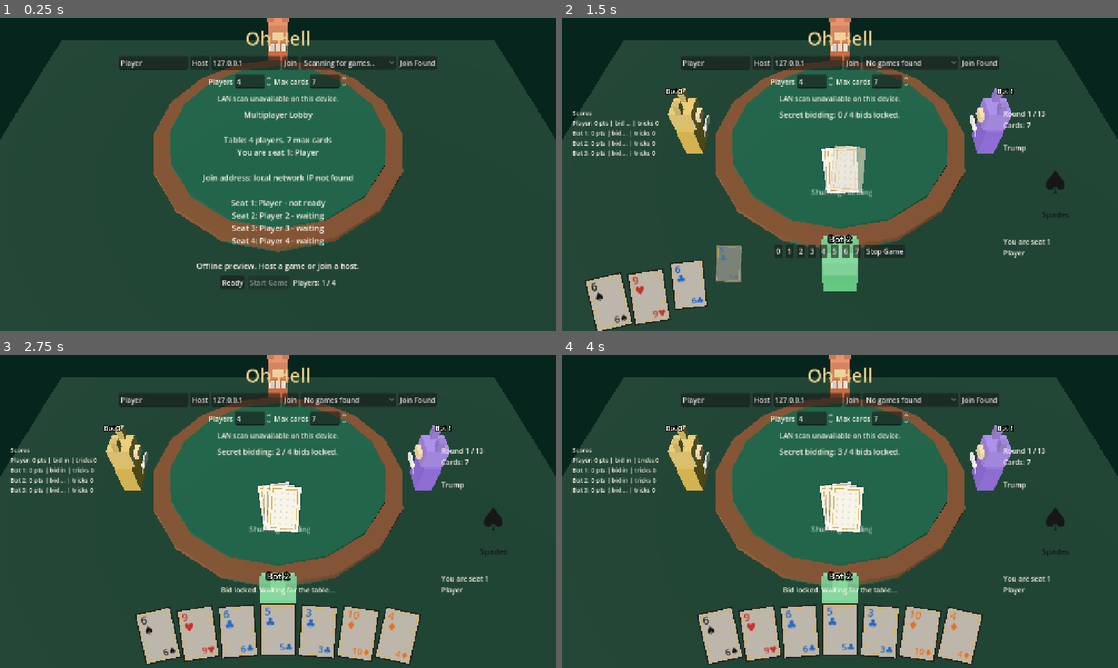
Above: before the commit, frames 1-4 (two rows, left to right).
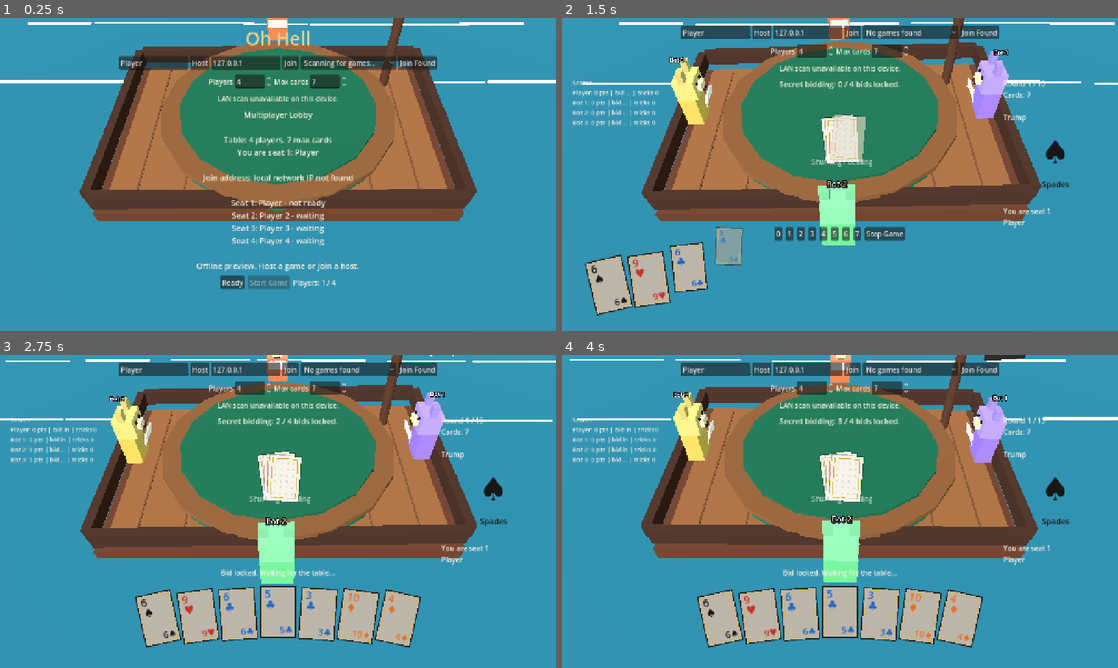
Above: after the commit, the same moments.

Repository: JordanOakFox/oh-hell-godot
Game: Godot game, scene res://scenes/main.tscn
Same seed, same stepped clock (60 frames per second), same inputs: the game is played once before the commit and once after it.
Inputs:
- Up to frame 1 (0.25 s): no input
- Up to frame 2 (1.5 s): click "Ready" at 0.5 s; click "Start Game" at 1.25 s
- Up to frame 3 (2.75 s): click "0" at 2 s
- Up to frame 4 (4 s): no input

The runs differ from the first frame. In frame 1, 91% of the frame differs, in the area x 0-100%, y 0-100%; in frame 2, 94%; in frame 3, 89%; in frame 4, 88%.

Commit message:
Add pirate ship table animations

Diff:
--- a/scripts/main.gd
+++ b/scripts/main.gd
@@ -31,6 +31,7 @@
 var last_shuffle_round_key := ""
 var bot_action_key := ""
 
+var title_label: Label
 var status_label: Label
 var table_label: Label
 var left_stats_label: Label
@@ -83,12 +84,12 @@
 	root.offset_bottom = -18
 	add_child(root)
 
-	var title := Label.new()
-	title.text = "Oh Hell"
-	title.horizontal_alignment = HORIZONTAL_ALIGNMENT_CENTER
-	title.add_theme_font_size_override("font_size", 42)
-	title.add_theme_color_override("font_color", Color("#f0d28a"))
-	root.add_child(title)
+	title_label = Label.new()
+	title_label.text = "Oh Hell"
+	title_label.horizontal_alignment = HORIZONTAL_ALIGNMENT_CENTER
+	title_label.add_theme_font_size_override("font_size", 42)
+	title_label.add_theme_color_override("font_color", Color("#f0d28a"))
+	root.add_child(title_label)
 
 	var net_row := HBoxContainer.new()
 	net_row.alignment = BoxContainer.ALIGNMENT_CENTER
@@ -444,6 +445,8 @@
 func _render() -> void:
 	if view_state.is_empty():
 		return
+	if title_label:
+		title_label.visible = view_state.get("phase", "") in ["connecting", "lobby", "game_end"]
 	if table_view_3d:
 		table_view_3d.set_table_state(view_state, my_seat)
 	if fireworks_overlay:
--- a/scripts/table_view_3d.gd
+++ b/scripts/table_view_3d.gd
@@ -22,24 +22,44 @@
 
 var viewport: SubViewport
 var world_root: Node3D
+var ocean_root: Node3D
+var ship_root: Node3D
 var seat_root: Node3D
 var trick_root: Node3D
+var flag_root: Node3D
 var seats: Array = []
+var seat_base_positions: Array = []
+var seat_base_rotations: Array = []
+var seat_moods: Array = []
+var wave_strips: Array = []
+var flag_strips: Array = []
 var seat_count := 0
 var current_active := -1
+var time := 0.0
 
 func _ready() -> void:
 	mouse_filter = Control.MOUSE_FILTER_IGNORE
 	stretch = true
 	texture_filter = CanvasItem.TEXTURE_FILTER_NEAREST
+
 	viewport = SubViewport.new()
-	viewport.size = Vector2i(426, 240)
+	viewport.size = Vector2i(512, 288)
 	viewport.render_target_update_mode = SubViewport.UPDATE_ALWAYS
 	add_child(viewport)
 
 	world_root = Node3D.new()
 	viewport.add_child(world_root)
 	_build_world()
+
+func _process(delta: float) -> void:
+	time += delta
+	if ship_root:
+		ship_root.position.y = sin(time * 1.35) * 0.06
+		ship_root.rotation_degrees.z = sin(time * 0.9) * 1.6
+		ship_root.rotation_degrees.x = cos(time * 0.7) * 1.1
+	_animate_waves()
+	_animate_flag()
+	_animate_seats()
 
 func set_table_state(table_state: Dictionary, my_seat: int) -> void:
 	if not is_inside_tree() or table_state.is_empty():
@@ -54,84 +74,168 @@
 
 func _build_world() -> void:
 	var camera := Camera3D.new()
-	camera.position = Vector3(0, 5.8, 5.4)
-	camera.rotation_degrees = Vector3(-52, 0, 0)
-	camera.fov = 45
+	camera.position = Vector3(0, 5.9, 6.4)
+	camera.rotation_degrees = Vector3(-50, 0, 0)
+	camera.fov = 44
 	world_root.add_child(camera)
-	viewport.get_camera_3d()
-
-	var light := DirectionalLight3D.new()
-	light.rotation_degrees = Vector3(-45, -35, 0)
-	light.light_energy = 1.4
-	world_root.add_child(light)
+
+	var sun := DirectionalLight3D.new()
+	sun.rotation_degrees = Vector3(-44, -32, 0)
+	sun.light_energy = 1.6
+	world_root.add_child(sun)
 
 	var ambient := WorldEnvironment.new()
 	var env := Environment.new()
 	env.background_mode = Environment.BG_COLOR
-	env.background_color = Color("#06251d")
+	env.background_color = Color("#5aa7b9")
 	env.ambient_light_source = Environment.AMBIENT_SOURCE_COLOR
-	env.ambient_light_color = Color("#5e6f68")
-	env.ambient_light_energy = 0.9
+	env.ambient_light_color = Color("#c3e1df")
+	env.ambient_light_energy = 0.95
 	ambient.environment = env
 	world_root.add_child(ambient)
 
-	var floor := MeshInstance3D.new()
-	var floor_mesh := PlaneMesh.new()
-	floor_mesh.size = Vector2(12, 8)
-	floor.mesh = floor_mesh
-	floor.material_override = _mat(Color("#073927"))
-	floor.position.y = -0.16
-	world_root.add_child(floor)
-
+	ocean_root = Node3D.new()
+	world_root.add_child(ocean_root)
+	_build_ocean()
+
+	ship_root = Node3D.new()
+	world_root.add_child(ship_root)
+	_build_ship()
+
+func _build_ocean() -> void:
+	var sea := MeshInstance3D.new()
+	var sea_mesh := PlaneMesh.new()
+	sea_mesh.size = Vector2(18, 13)
+	sea.mesh = sea_mesh
+	sea.material_override = _mat(Color("#1b6c85"))
+	sea.position.y = -0.42
+	ocean_root.add_child(sea)
+
+	for i in range(14):
+		var wave := _box(Vector3(2.0 + float(i % 3) * 0.45, 0.035, 0.055), Color("#d5f5f2"))
+		wave.position = Vector3(-7.0 + float(i % 7) * 2.25, -0.36, -5.0 + float(i / 7) * 3.0)
+		ocean_root.add_child(wave)
+		wave_strips.append(wave)
+
+func _build_ship() -> void:
+	var deck := _box(Vector3(6.5, 0.22, 4.1), Color("#8b552f"))
+	deck.position = Vector3(0, -0.08, 0)
+	ship_root.add_child(deck)
+
+	var hull := _box(Vector3(7.0, 0.42, 4.55), Color("#5a2f1d"))
+	hull.position = Vector3(0, -0.35, 0)
+	ship_root.add_child(hull)
+
+	for z in [-2.25, 2.25]:
+		var rail := _box(Vector3(6.8, 0.34, 0.18), Color("#3c2117"))
+		rail.position = Vector3(0, 0.28, z)
+		ship_root.add_child(rail)
+	for x in [-3.45, 3.45]:
+		var rail_end := _box(Vector3(0.18, 0.34, 4.4), Color("#3c2117"))
+		rail_end.position = Vector3(x, 0.28, 0)
+		ship_root.add_child(rail_end)
+
+	for plank in range(7):
+		var seam := _box(Vector3(0.035, 0.015, 3.8), Color("#6f3f24"))
+		seam.position = Vector3(-2.7 + float(plank) * 0.9, 0.05, 0)
+		ship_root.add_child(seam)
+
+	var mast := _cylinder(0.11, 2.75, Color("#4b2a1b"))
+	mast.position = Vector3(2.55, 1.22, -1.35)
+	ship_root.add_child(mast)
+
+	var crossbar := _box(Vector3(1.35, 0.08, 0.08), Color("#4b2a1b"))
+	crossbar.position = Vector3(2.55, 2.25, -1.35)
+	ship_root.add_child(crossbar)
+
+	flag_root = Node3D.new()
+	flag_root.position = Vector3(3.12, 2.04, -1.35)
+	ship_root.add_child(flag_root)
+	_build_jolly_roger()
+
+	_build_table()
+
+	seat_root = Node3D.new()
+	ship_root.add_child(seat_root)
+	trick_root = Node3D.new()
+	ship_root.add_child(trick_root)
+
+func _build_table() -> void:
 	var table := MeshInstance3D.new()
 	var table_mesh := CylinderMesh.new()
-	table_mesh.top_radius = 2.35
-	table_mesh.bottom_radius = 2.45
+	table_mesh.top_radius = 2.25
+	table_mesh.bottom_radius = 2.35
 	table_mesh.height = 0.28
 	table_mesh.radial_segments = 16
 	table.mesh = table_mesh
 	table.material_override = _mat(Color("#0b5a3f"))
-	world_root.add_child(table)
+	table.position.y = 0.2
+	ship_root.add_child(table)
 
 	var rail := MeshInstance3D.new()
 	var rail_mesh := CylinderMesh.new()
-	rail_mesh.top_radius = 2.55
-	rail_mesh.bottom_radius = 2.55
+	rail_mesh.top_radius = 2.48
+	rail_mesh.bottom_radius = 2.48
 	rail_mesh.height = 0.12
 	rail_mesh.radial_segments = 16
 	rail.mesh = rail_mesh
 	rail.material_override = _mat(Color("#7a4a28"))
-	rail.position.y = 0.16
-	world_root.add_child(rail)
+	rail.position.y = 0.44
+	ship_root.add_child(rail)
 
 	var table_top := MeshInstance3D.new()
 	var top_mesh := CylinderMesh.new()
-	top_mesh.top_radius = 2.2
-	top_mesh.bottom_radius = 2.2
+	top_mesh.top_radius = 2.08
+	top_mesh.bottom_radius = 2.08
 	top_mesh.height = 0.08
 	top_mesh.radial_segments = 16
 	table_top.mesh = top_mesh
 	table_top.material_override = _mat(Color("#0b5a3f"))
-	table_top.position.y = 0.24
-	world_root.add_child(table_top)
-
-	seat_root = Node3D.new()
-	world_root.add_child(seat_root)
-	trick_root = Node3D.new()
-	world_root.add_child(trick_root)
+	table_top.position.y = 0.52
+	ship_root.add_child(table_top)
+
+func _build_jolly_roger() -> void:
+	for i in range(5):
+		var strip := _box(Vector3(0.18, 0.5, 0.035), Color("#151515"))
+		strip.position = Vector3(float(i) * 0.18, 0, 0)
+		flag_root.add_child(strip)
+		flag_strips.append(strip)
+
+	var skull := _box(Vector3(0.23, 0.18, 0.045), Color("#f2ead2"))
+	skull.position = Vector3(0.38, 0.08, -0.035)
+	flag_root.add_child(skull)
+	var jaw := _box(Vector3(0.15, 0.08, 0.045), Color("#f2ead2"))
+	jaw.position = Vector3(0.38, -0.06, -0.035)
+	flag_root.add_child(jaw)
+	var bone_a := _box(Vector3(0.52, 0.045, 0.045), Color("#f2ead2"))
+	bone_a.position = Vector3(0.38, -0.2, -0.035)
+	bone_a.rotation_degrees.z = 22
+	flag_root.add_child(bone_a)
+	var bone_b := _box(Vector3(0.52, 0.045, 0.045), Color("#f2ead2"))
+	bone_b.position = Vector3(0.38, -0.2, -0.035)
+	bone_b.rotation_degrees.z = -22
+	flag_root.add_child(bone_b)
 
 func _rebuild_seats(players: int) -> void:
 	for child in seat_root.get_children():
 		child.queue_free()
 	seats.clear()
+	seat_base_positions.clear()
+	seat_base_rotations.clear()
+	seat_moods.clear()
 	seat_count = players
 	for seat in range(players):
 		var angle := (TAU * float(seat) / float(players)) - PI * 0.5
 		var avatar := _make_avatar(seat)
-		avatar.position = Vector3(cos(angle) * 3.0, 0.0, sin(angle) * 3.0)
-		avatar.rotation.y = -angle + PI * 0.5
+		var position := Vector3(cos(angle) * 3.05, 0.36, sin(angle) * 3.05)
+		var rotation := -angle + PI * 0.5
+		avatar.position = position
+		avatar.rotation.y = rotation
 		seat_root.add_child(avatar)
 		seats.append(avatar)
+		seat_base_positions.append(position)
+		seat_base_rotations.append(rotation)
+		seat_moods.append("neutral")
 
 func _make_avatar(seat: int) -> Node3D:
 	var root := Node3D.new()
@@ -139,42 +243,53 @@
 	var color: Color = AVATAR_COLORS[seat % AVATAR_COLORS.size()]
 	var accent: Color = color.lightened(0.18)
 
-	var body := _box(Vector3(0.52, 0.62, 0.34), color)
+	var body := _box(Vector3(0.54, 0.62, 0.34), color)
 	body.name = "Body"
 	body.position = Vector3(0, 0.24, 0)
 	root.add_child(body)
 
-	var head := _box(Vector3(0.48, 0.42, 0.42), accent)
+	var head := _box(Vector3(0.52, 0.42, 0.42), accent)
 	head.name = "Head"
 	head.position = Vector3(0, 0.78, -0.03)
 	root.add_child(head)
 
 	var left_ear := _box(Vector3(0.15, 0.22, 0.12), accent.darkened(0.08))
-	left_ear.position = Vector3(-0.18, 1.09, -0.03)
+	left_ear.position = Vector3(-0.19, 1.09, -0.03)
 	root.add_child(left_ear)
 	var right_ear := _box(Vector3(0.15, 0.22, 0.12), accent.darkened(0.08))
-	right_ear.position = Vector3(0.18, 1.09, -0.03)
+	right_ear.position = Vector3(0.19, 1.09, -0.03)
 	root.add_child(right_ear)
 
 	var snout := _box(Vector3(0.24, 0.14, 0.14), Color("#f1d2a4"))
 	snout.position = Vector3(0, 0.76, -0.26)
 	root.add_child(snout)
-
-	for i in range(3):
-		var card := _box(Vector3(0.13, 0.22, 0.025), Color("#f9f4e8"))
-		card.position = Vector3(-0.14 + float(i) * 0.14, 0.48, -0.34)
-		card.rotation_degrees = Vector3(-12, -10 + i * 10, 0)
+	var eye_l := _box(Vector3(0.055, 0.055, 0.035), Color("#101010"))
+	eye_l.position = Vector3(-0.11, 0.86, -0.25)
+	root.add_child(eye_l)
+	var eye_r := _box(Vector3(0.055, 0.055, 0.035), Color("#101010"))
+	eye_r.position = Vector3(0.11, 0.86, -0.25)
+	root.add_child(eye_r)
+
+	var mouth := _box(Vector3(0.16, 0.035, 0.035), Color("#321f1b"))
+	mouth.name = "Mouth"
+	mouth.position = Vector3(0, 0.68, -0.34)
+	root.add_child(mouth)
+
+	for i in range(4):
+		var card := _box(Vector3(0.12, 0.22, 0.025), Color("#f9f4e8"))
+		card.position = Vector3(-0.18 + float(i) * 0.12, 0.48, -0.35)
+		card.rotation_degrees = Vector3(-12, -14 + i * 9, 0)
 		root.add_child(card)
 
 	var name_label := Label3D.new()
 	name_label.name = "Name"
 	name_label.text = "P%d" % (seat + 1)
-	name_label.font_size = 24
+	name_label.font_size = 22
 	name_label.billboard = BaseMaterial3D.BILLBOARD_ENABLED
 	name_label.position = Vector3(0, 1.34, 0)
 	root.add_child(name_label)
 
-	var active_marker := _box(Vector3(0.78, 0.035, 0.78), Color("#f0d28a"))
+	var active_marker := _box(Vector3(0.82, 0.035, 0.82), Color("#f0d28a"))
 	active_marker.name = "Active"
 	active_marker.position = Vector3(0, 0.02, 0)
 	active_marker.visible = false
@@ -185,6 +300,9 @@
 	current_active = int(table_state.get("active_player", -1))
 	var names: Array = table_state.get("names", [])
 	var connected: Array = table_state.get("connected", [])
+	var phase := str(table_state.get("phase", ""))
+	var bids: Array = table_state.get("bids", [])
+	var tricks: Array = table_state.get("tricks_won", [])
 	for seat in range(min(seats.size(), seat_count)):
 		var avatar: Node3D = seats[seat]
 		var label := avatar.get_node_or_null("Name") as Label3D
@@ -197,6 +315,13 @@
 		if active:
 			active.visible = seat == current_active
 		avatar.visible = seat >= connected.size() or bool(connected[seat])
+		var mood := "neutral"
+		if phase in ["round_end", "game_end"] and seat < bids.size() and seat < tricks.size() and bids[seat] != null:
+			mood = "happy" if int(bids[seat]) == int(tricks[seat]) else "sad"
+		seat_moods[seat] = mood
+		var mouth := avatar.get_node_or_null("Mouth") as Node3D
+		if mouth:
+			mouth.rotation_degrees.z = 0 if mood != "sad" else 12
 
 func _update_trick(table_state: Dictionary) -> void:
 	for child in trick_root.get_children():
@@ -207,13 +332,48 @@
 		var card: Dictionary = play.get("card", {})
 		var suit := str(card.get("suit", ""))
 		var card_box := _box(Vector3(0.34, 0.025, 0.48), Color("#f9f4e8"))
-		card_box.position = Vector3(-0.5 + float(i) * 0.22, 0.24 + float(i) * 0.01, 0.02 + float(i) * 0.05)
+		card_box.position = Vector3(-0.5 + float(i) * 0.22, 0.62 + float(i) * 0.01, 0.02 + float(i) * 0.05)
 		card_box.rotation_degrees = Vector3(0, -18 + i * 9, 0)
 		trick_root.add_child(card_box)
 		var mark := _box(Vector3(0.16, 0.03, 0.16), SUIT_COLORS.get(suit, Color("#111111")))
 		mark.position = card_box.position + Vector3(0, 0.04, 0)
 		mark.rotation = card_box.rotation
 		trick_root.add_child(mark)
+
+func _animate_waves() -> void:
+	for i in range(wave_strips.size()):
+		var wave: Node3D = wave_strips[i]
+		wave.position.x += 0.012 + float(i % 3) * 0.004
+		wave.position.y = -0.35 + sin(time * 2.2 + float(i)) * 0.025
+		if wave.position.x > 8.0:
+			wave.position.x = -8.0
+
+func _animate_flag() -> void:
+	for i in range(flag_strips.size()):
+		var strip: Node3D = flag_strips[i]
+		strip.position.z = sin(time * 5.0 + float(i) * 0.75) * 0.055
+		strip.rotation_degrees.y = sin(time * 4.2 + float(i)) * 8.0
+
+func _animate_seats() -> void:
+	for seat in range(seats.size()):
+		var avatar: Node3D = seats[seat]
+		if seat >= seat_base_positions.size():
+			continue
+		var base: Vector3 = seat_base_positions[seat]
+		var mood := str(seat_moods[seat]) if seat < seat_moods.size() else "neutral"
+		var bounce := 0.0
+		var lean := 0.0
+		if mood == "happy":
+			bounce = absf(sin(time * 5.2 + float(seat))) * 0.18
+			lean = sin(time * 7.0 + float(seat)) * 6.0
+		elif mood == "sad":
+			bounce = -0.08
+			lean = -9.0
+		elif seat == current_active:
+			bounce = absf(sin(time * 3.2)) * 0.06
+		avatar.position = base + Vector3(0, bounce, 0)
+		avatar.rotation.y = seat_base_rotations[seat]
+		avatar.rotation_degrees.x = lean
 
 func _box(size: Vector3, color: Color) -> MeshInstance3D:
 	var mesh := BoxMesh.new()
@@ -223,9 +383,20 @@
 	node.material_override = _mat(color)
 	return node
 
+func _cylinder(radius: float, height: float, color: Color) -> MeshInstance3D:
+	var mesh := CylinderMesh.new()
+	mesh.top_radius = radius
+	mesh.bottom_radius = radius
+	mesh.height = height
+	mesh.radial_segments = 8
+	var node := MeshInstance3D.new()
+	node.mesh = mesh
+	node.material_override = _mat(color)
+	return node
+
 func _mat(color: Color) -> StandardMaterial3D:
 	var material := StandardMaterial3D.new()
 	material.albedo_color = color
-	material.roughness = 0.9
+	material.roughness = 0.88
 	material.shading_mode = BaseMaterial3D.SHADING_MODE_PER_PIXEL
 	return material
